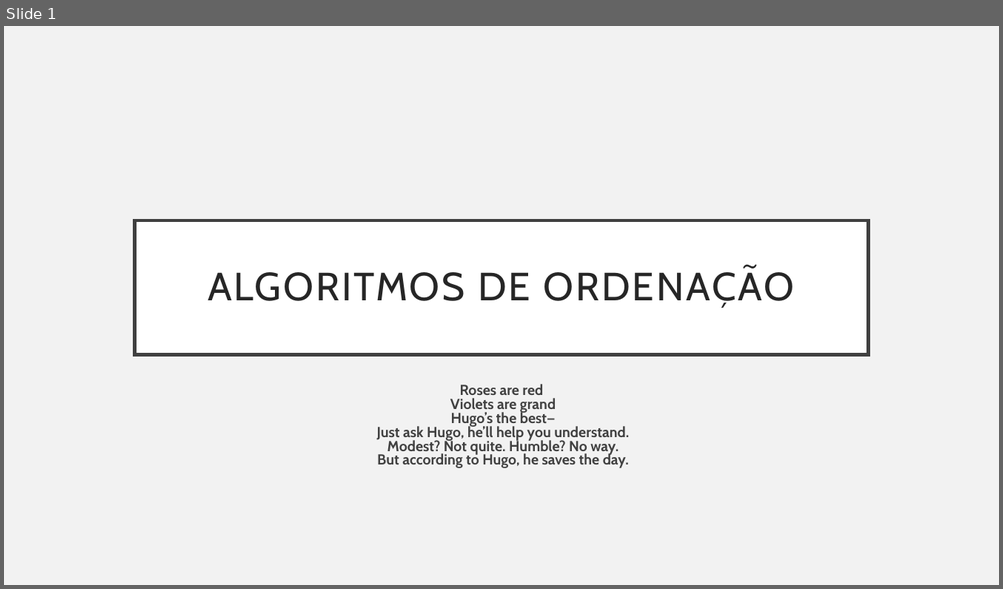
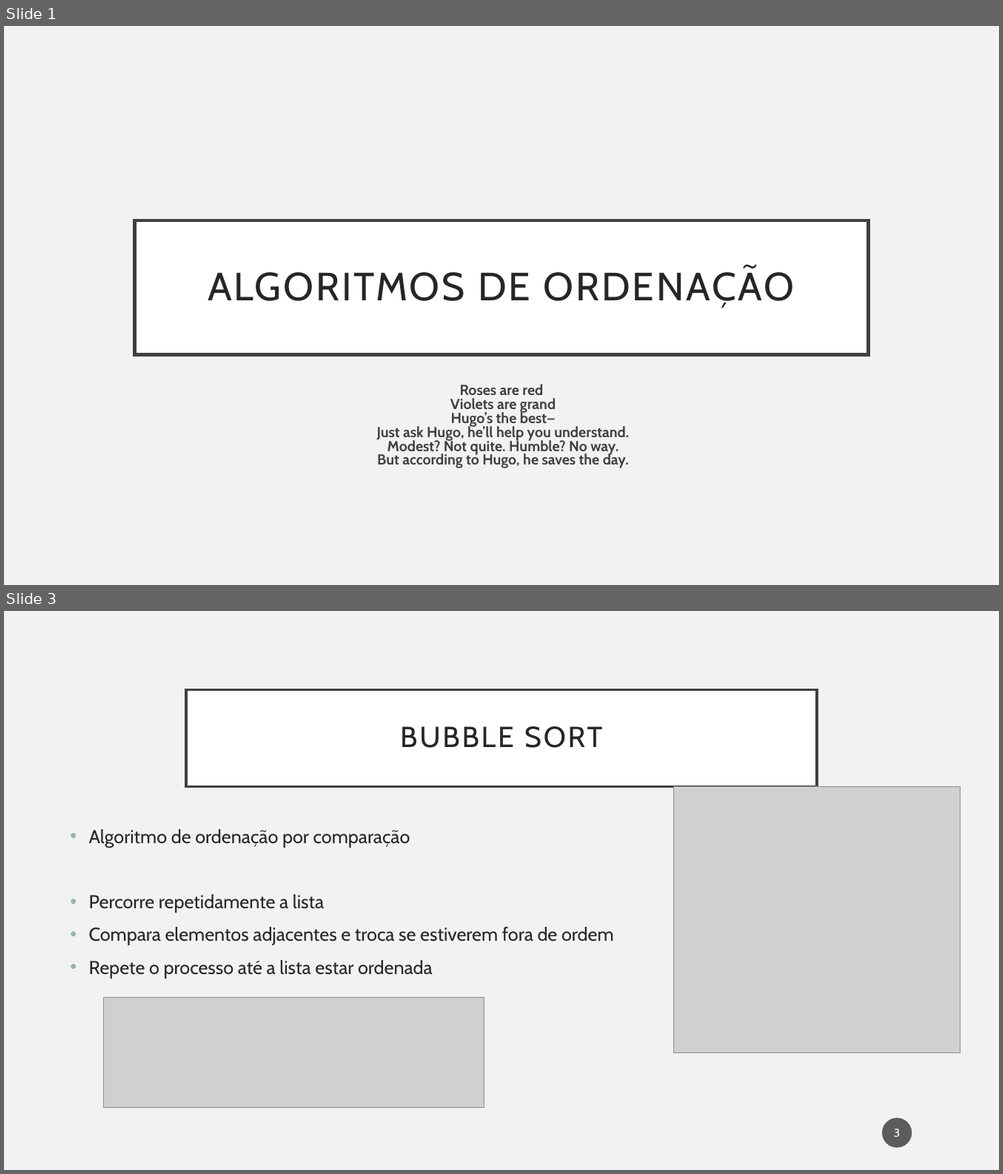
Before and after one commit to Hugoverissimo21/sorting-algorithms, a slide deck: slides.pptx. Shown one above the other, each under a label of ours: slide 1 before the commit, slides 1 and 3 after it; the slides between them are not shown. The pictures are 1003x589 and 1003x1174 pixels, drawn with LibreOffice and Linux fonts; fonts in the diff are those of the drawing; grey boxes stand for pictures. Boxes give left, top, right and bottom in pixels: in the first picture for what was removed or moved away, otherwise in the second. Text is boxed around its words. In the diff, an @@ line names an element or a change of style, - is before the commit and + after.

```diff
--- a/slides.pptx
+++ b/slides.pptx
@@ slide 3 added at box(4, 611, 999, 1170), background #F2F2F2 @@
@@ title added at box(186, 689, 817, 786), fill #FFFFFF, outline #404040 2.5 pt, 28 pt, text #262626 @@
+BUBBLE SORT
@@ picture added at box(673, 786, 961, 1053) @@
@@ text added at box(89, 829, 614, 979), 18 pt, text #262626 @@
+• Algoritmo de ordenação por comparação
+• Percorre repetidamente a lista
+• Compara elementos adjacentes e troca se estiverem fora de ordem
+• Repete o processo até a lista estar ordenada
@@ picture added at box(104, 997, 484, 1108) @@
@@ page number added at box(882, 1119, 912, 1148), fill #1D1D1D at 70% opacity, 11 pt, text #FFFFFF @@
+3
```
Also in this commit, not shown: 11 slides changed, 1 slide removed.
